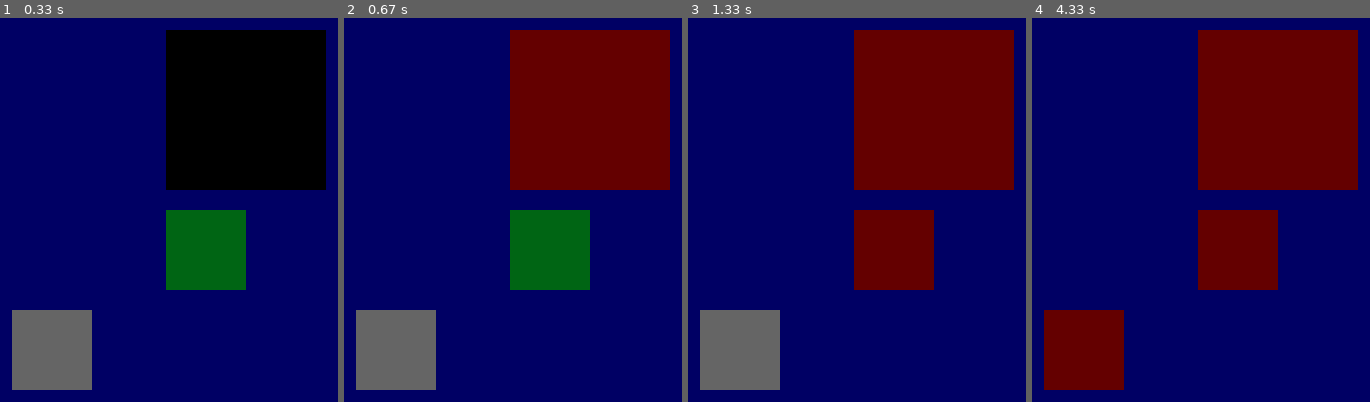
Above: before the commit, frames 1-4 (left to right).
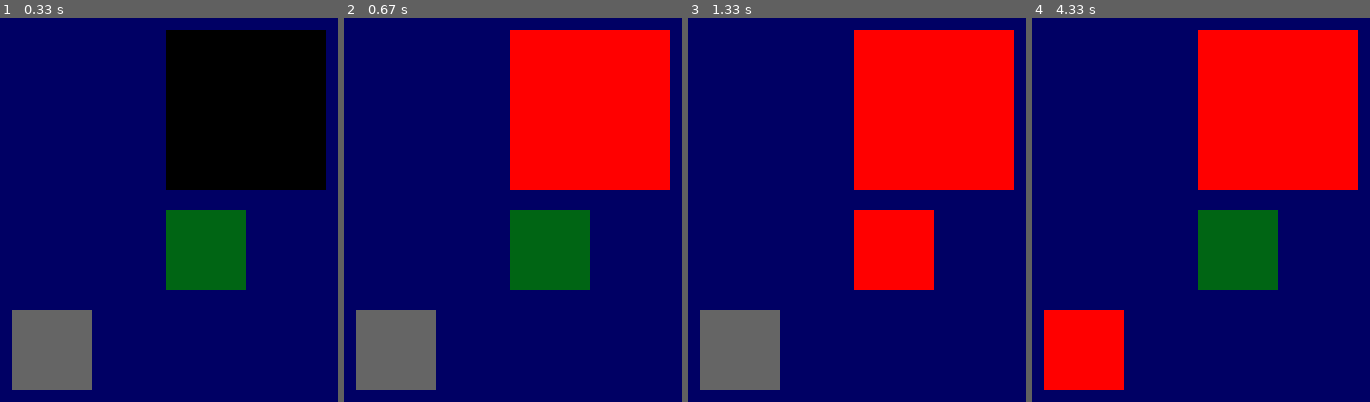
Above: after the commit, the same moments.

Repository: ArtyomVerner/PyGame-learning-Verner
Game: pygame game, started from bars.py
Two runs of this game, one before a commit and one after it. Both use one fixed random seed, a clock stepped at 60 frames per second and the inputs below.
Inputs (mouse positions are in pixels of both pictures, inside the frame that each line leads up to):
- Up to frame 1 (0.33 s): no input
- Up to frame 2 (0.67 s): click (590, 129) at 0.38 s
- Up to frame 3 (1.33 s): click (944, 248) at 0.72 s
- Up to frame 4 (4.33 s): click (1207, 252) at 2.05 s; click (outside the picture) at 2.88 s; click (1285, 244) at 3.22 s; click (1089, 348) at 4.05 s

Frame 1 is identical in both runs. In frame 2, 20% of the frame differs, in the area x 49-97%, y 3-45%; in frame 3, 25%; in frame 4, 30%, in the area x 3-97%, y 3-97%.

Commit message:
Выполнил задание 5

Diff:
--- a/bars.py
+++ b/bars.py
@@ -1,22 +1,23 @@
 import pygame, os, sys
 class Block():
-    def __init__(self, cords, width, height, color,):
+    def __init__(self, cords, width, height, color,copyColor):
         self.x=cords[0]
         self.y=cords[1]
         self.h=height
         self.w=width
         self.image=pygame.Surface((width, height), pygame.SRCALPHA)
         self.color=color
+        self.second_color = (255,0,0)
         self.draw()
-    def change_color(self, cords):
+        self.originalColor=copyColor
+    def changeColor(self, cords, ):
+
         if self.collidePoint(cords) == True:
-            if self.color != (100, 0, 0):
-                self.color = (100, 0, 0)
-                self.draw()
-            else:
-                self.color = self.color
-                self.draw()
-            return self.color
+            # color=self.color
+            # newColor=(100,0,0)
+            # self.color=newColor
+            self.color, self.second_color=self.second_color, self.color
+            self.draw()
 
     def moveON(self,moveTo):#Передвижение блока
         self.x += moveTo[0]
@@ -37,7 +38,7 @@
 
     def events(self, e):#Обрабатывает события  влияющие на объект.
         if e.type == pygame.MOUSEBUTTONDOWN:
-            self.change_color(e.pos)
+            self.changeColor(e.pos)
         if e.type == pygame.MOUSEMOTION:
             self.moveON(e.rel)
 
@@ -60,9 +61,9 @@
 """
 Содание объектов
 """
-first=Block((100, 10), 80, 100, (0,0,0))
-second=Block((100, 100), 90, 40, (0,101,20))
-third=Block((23, 150), 45, 40, (101,101,101))
+first=Block((100, 10), 80, 100, (0,0,0), (0,0,0))
+second=Block((100, 100), 90, 40, (0,101,20), (0,101,20))
+third=Block((23, 150), 45, 40, (101,101,101),(101,101,101))
 
 while True:  #главный цикл программы
     for e in pygame.event.get(): #цикл обработки очереди событий окна
